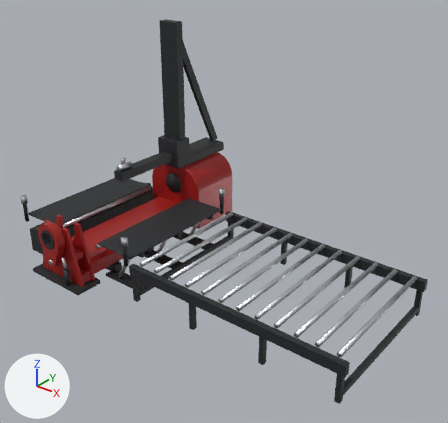
Renders of the glTF model public/models/machine.glb from each side of a commit.
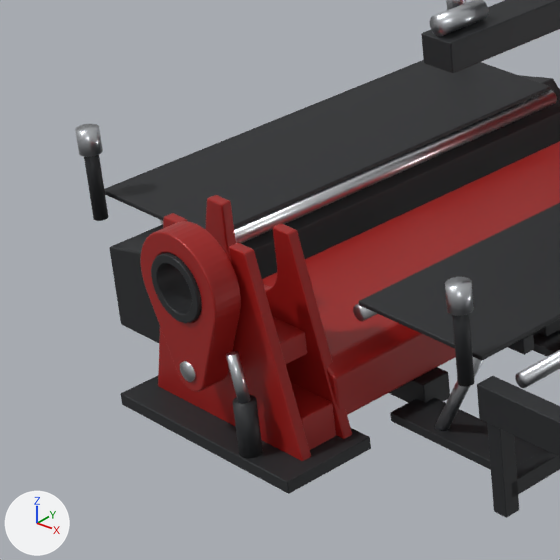
There are two pictures of each version: one whole from a 50 mm lens placed at (9.78, -8.67, 6.22), pointed at (2.68, 0.21, 0.72), one close up on the part from 0% to 34% of the width and 38% to 74% of the height. Lighting does not change. The marker at lower left points along +X, +Y and +Z. The last two pictures show the newer version. Where no turn or scale is listed for an object, it has been applied to the vertices. Vertices at exactly the same position are counted once.

The older version as bpy lines, for what is in view:
```python
me_yokebearing = bpy.data.meshes.new('YokeBearing')
me_yokebearing.from_pydata(...)  # 768 vertices, 1536 faces; spans x -0.205..0.205, y -2.21..-1.99, z -0.031..0.379
me_yokebearing.materials.append(mat_machineblack)  # dark grey #2f3033
me_yokerambody = bpy.data.meshes.new('YokeRamBody')
me_yokerambody.from_pydata(...)  # a 24-sided cylinder along z spanning x -0.065..0.065, y -0.065..0.065, z -0.19..0.19
me_yokerambody.materials.append(mat_machineblack)  # dark grey #2f3033
me_yokeramrod = bpy.data.meshes.new('YokeRamRod')
me_yokeramrod.from_pydata(...)  # 40 vertices, 76 faces; spans x -0.064..0.064, y -0.035..0.035, z -0.147..0.147
me_yokeramrod.materials.append(mat_steel)  # light grey #ced1d6
ob_yokebearing = bpy.data.objects.new('YokeBearing', me_yokebearing)
ob_yokebearing.location = (0.0, 0.0, 0.0)
ob_yokerambody = bpy.data.objects.new('YokeRamBody', me_yokerambody)
ob_yokerambody.location = (0.36, -2.1, -0.647)
ob_yokeramrod = bpy.data.objects.new('YokeRamRod', me_yokeramrod)
ob_yokeramrod.location = (0.33, -2.1, -0.317)
# also in view: 'PostRollerFR' at (1.56, -1.52, 0.37); 'FrontFrameBase' at (0.0, -1.87, -0.84); 'TableCross1.82' at (1.82, 0.0, -0.73); 'TableLeg1.531.82' at (1.82, -1.53, -0.59); 'FrontFrameTieLow' at (0.0, -1.79, -0.7)
```
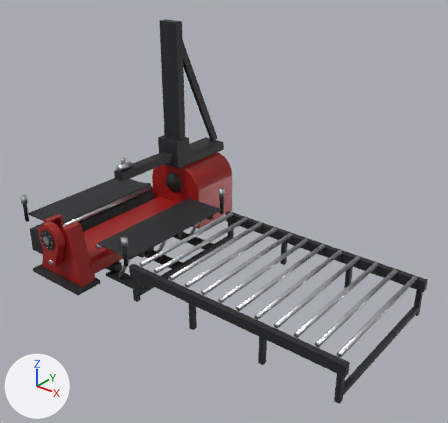
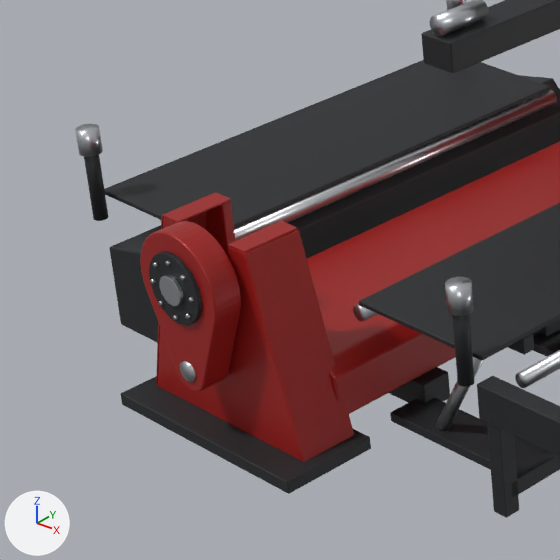
Where the newer file only moved an object's origin or applied its transform, the numbers keep the older frame.

Pixel boxes (x1, y1, x2, y2) of what changed, in the close-ups (560 x 560 px):
'FrontCoverSideR', added (red): after (245, 230, 354, 462)
'YokeCover', added: after (149, 251, 202, 325)
'YokeRamBody', moved (not visible afterwards): before (232, 395, 263, 459)
'FrontCoverTopR', added (red): after (228, 221, 297, 253)
'FrontCoverTopL', added (red): after (163, 192, 231, 222)
'YokeRamRod', reshaped (not visible afterwards): before (226, 351, 251, 403)
'YokeCoverBoss', added: after (159, 275, 183, 306)
'FrontCoverSideL', added: after (156, 211, 206, 385)
'FrontFrame0', unchanged, covered by the edit: before (205, 195, 352, 439); after (205, 201, 296, 262)
'YokeBearing', unchanged, covered by the edit: before (151, 252, 202, 323)
'FrontFrameTieLow', unchanged, covered by the edit: before (291, 383, 336, 450)

Diff of the bpy script that builds the scene:
```diff
--- a/public/models/machine.glb.py
+++ b/public/models/machine.glb.py
@@ me_yokeramrod @@
-me_yokeramrod.from_pydata(...)  # 40 vertices, 76 faces; spans x -0.064..0.064, y -0.035..0.035, z -0.147..0.147
+me_yokeramrod.from_pydata(...)  # 40 vertices, 76 faces; spans x -0.104..0.004, y 0.265..0.335, z -0.107..0.107
+# me_yokeramrod part 1: the whole mesh is multiplied about its middle by the matrix ((0.988, -0.013, 0.069), (0.013, 1.0, 0.003), (0.045, -0.003, 0.724)), then moved by (-0.05, 0.3, 0.0)
 me_yokeramrod.materials.append(mat_steel)
@@ ob_yokerambody @@
 ob_yokerambody = bpy.data.objects.new('YokeRamBody', me_yokerambody)
-ob_yokerambody.location = (0.36, -2.1, -0.647)
+ob_yokerambody.location = (0.3, -1.8, -0.597)
@@ ob_yokecoverboss @@
+ob_yokecoverboss = bpy.data.objects.new('YokeCoverBoss', me_yokecoverboss)  # 288 vertices, 572 faces; spans x -0.09..0.09, y -0.013..0.013, z -0.09..0.09; in mat_steel (light grey #ced1d6)
+ob_yokecoverboss.location = (0.0, -2.228, 0.174)
@@ ob_yokecover @@
+ob_yokecover = bpy.data.objects.new('YokeCover', me_yokecover)  # 384 vertices, 764 faces; spans x -0.215..0.215, y -0.015..0.015, z -0.215..0.215; in mat_machineblack (dark grey #2f3033)
+ob_yokecover.location = (0.0, -2.2, 0.174)
@@ ob_frontcovertopr @@
+ob_frontcovertopr = bpy.data.objects.new('FrontCoverTopR', me_frontcovertopr)  # 56 vertices, 108 faces; spans x 0.22..0.36, y -1.98..-1.61, z 0.42..0.432; in mat_machinered (red #a21d19)
+ob_frontcovertopr.location = (0.0, 0.0, 0.0)
@@ ob_frontcovertopl @@
+ob_frontcovertopl = bpy.data.objects.new('FrontCoverTopL', me_frontcovertopl)  # 56 vertices, 108 faces; spans x -0.36..-0.22, y -1.98..-1.61, z 0.42..0.432; in mat_machinered (red #a21d19)
+ob_frontcovertopl.location = (0.0, 0.0, 0.0)
@@ ob_frontcoversider @@
+ob_frontcoversider = bpy.data.objects.new('FrontCoverSideR', me_frontcoversider)  # 56 vertices, 108 faces; spans x 0.361..0.691, y -1.98..-1.61, z -0.877..0.42; in mat_machinered (red #a21d19)
+ob_frontcoversider.location = (0.0, 0.0, 0.0)
@@ ob_frontcoversidel @@
+ob_frontcoversidel = bpy.data.objects.new('FrontCoverSideL', me_frontcoversidel)  # 56 vertices, 108 faces; spans x -0.691..-0.361, y -1.98..-1.61, z -0.877..0.42; in mat_machinered (red #a21d19)
+ob_frontcoversidel.location = (0.0, 0.0, 0.0)
```
